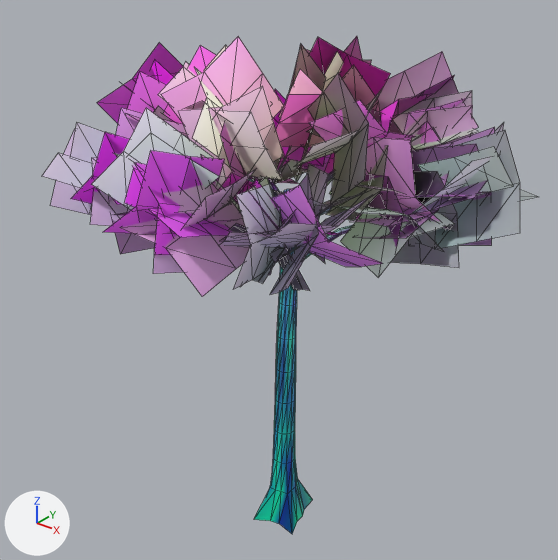
Before and after pictures for a commit that changed the glTF model assets/kart/scenery/models/dschungelbaum.glb.
Rendered twice from a 50 mm camera at (13.36, -16.99, 19.33) aimed at (-0.57, 0.44, 8.52). The axes (+X, +Y, +Z) are drawn at lower left. The lights are the same throughout. The older version comes first. Mesh edges are drawn as thin lines. Objects named as collision shapes, trigger or cutter boxes, shadow casters or lower levels of detail are left out. Vertices at exactly the same position are counted once.

Names of what the first picture shows: 'dschungelbaum_lod0'.
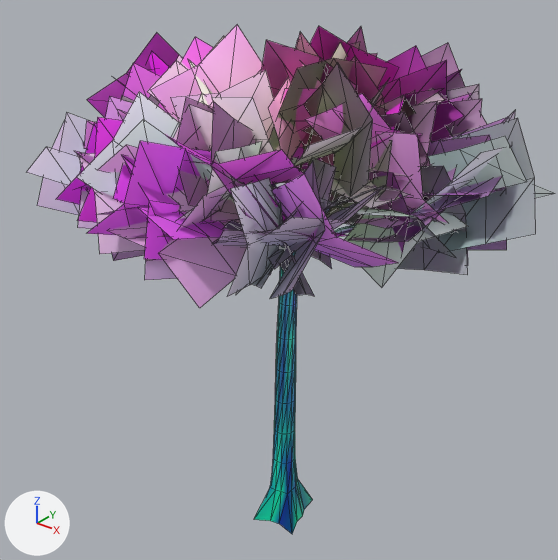
Pixel boxes (x1, y1, x2, y2) of what changed, in the pictures (558 x 560 px; the box of a moved part takes in the faces that stretch with it):
'dschungelbaum_lod0', reshaped (6% wider): before (42, 36, 539, 534); after (27, 25, 554, 534)
part 1 of me_dschungelbaum_lod0, moved or reshaped: before (253, 208, 284, 283); after (224, 220, 314, 296)
part 2 of me_dschungelbaum_lod0, added (purple): after (177, 97, 238, 214)
part 3 of me_dschungelbaum_lod0, added: after (173, 105, 213, 151)
part 4 of me_dschungelbaum_lod0, added: after (329, 101, 438, 202)
part 5 of me_dschungelbaum_lod0, added: after (353, 112, 434, 225)
part 6 of me_dschungelbaum_lod0, added: after (331, 179, 429, 209)
part 7 of me_dschungelbaum_lod0, added (pink): after (75, 145, 196, 172)
part 8 of me_dschungelbaum_lod0, added (pink): after (78, 117, 123, 222)
part 9 of me_dschungelbaum_lod0, added (pink): after (78, 153, 145, 254)
part 10 of me_dschungelbaum_lod0, added (purple): after (211, 101, 255, 218)
part 11 of me_dschungelbaum_lod0, added (pink): after (165, 134, 303, 185)
part 12 of me_dschungelbaum_lod0, added: after (179, 141, 262, 219)
part 13 of me_dschungelbaum_lod0, moved or reshaped: before (42, 42, 539, 294); after (27, 32, 554, 299)
part 14 of me_dschungelbaum_lod0, recoloured: before (90, 36, 494, 297); after (78, 25, 507, 308)

The change, as a list of edits to the scene's bpy script:
```text
Change me_dschungelbaum_lod0:
    remove me_dschungelbaum_lod0.from_pydata(...)  # 2107 vertices, 2296 faces; spans x -7.3..7.3, y -6.0..7.4, z -0.4..16.3
    add me_dschungelbaum_lod0.from_pydata(...)  # 2485 vertices, 2632 faces; spans x -7.7..7.7, y -6.4..7.8, z -0.4..16.6
    me_dschungelbaum_lod0 part 1: the loose piece of 9 vertices spanning x 1.7..3.2, y -4.7..-2.8, z 10.8..13.1 is multiplied about its middle by the matrix ((0.991, -0.77, -0.597), (0.171, 0.976, -0.975), (0.959, 0.622, 0.791)), then moved by (0.3, -0.3, -0.2)
    me_dschungelbaum_lod0 part 2: the loose piece of 9 vertices spanning x -1.9..0.9, y -5.1..-3.3, z 12.4..14.6 is copied, and the copy is multiplied about its middle by the matrix ((0.152, 0.758, 0.943), (0.042, 0.947, -0.768), (-1.21, 0.128, 0.092)), then moved by (1.1, 0.8, 0.1); it spans x 0.1..1.0, y -5.0..-1.8, z 12.0..15.2
    me_dschungelbaum_lod0 part 3: the loose piece of 9 vertices spanning x -1.6..0.8, y -3.1..-1.2, z 13.2..14.8 is copied, and the copy is multiplied about its middle by the matrix ((-0.676, 0.933, 0.402), (0.083, 0.531, -1.095), (-1.012, -0.579, -0.358)), then moved by (0.1, -1.0, -0.3); it spans x -1.4..0.6, y -4.4..-1.9, z 12.4..15.1
    me_dschungelbaum_lod0 part 4: the loose piece of 9 vertices spanning x 1.7..4.2, y -1.5..0.2, z 13.3..15.2 is copied, and the copy is multiplied about its middle by the matrix ((1.306, -0.55, 0.392), (0.511, 0.248, -1.356), (0.441, 1.341, 0.412)), then moved by (0.3, 0.0, -0.6); it spans x 1.9..4.8, y -1.9..0.7, z 12.3..15.0
    me_dschungelbaum_lod0 part 5: the loose piece of 9 vertices spanning x 2.3..4.1, y -2.2..-0.1, z 11.9..14.1 is copied, and the copy is multiplied about its middle by the matrix ((1.043, -0.979, 0.017), (0.757, 0.79, -0.921), (0.621, 0.68, 1.094)), then moved by (0.3, 0.5, 0.2); it spans x 1.7..5.2, y -1.0..-0.1, z 11.5..14.9
    me_dschungelbaum_lod0 part 6: the loose piece of 9 vertices spanning x 2.5..4.7, y -1.7..0.7, z 12.6..13.3 is copied, and the copy is multiplied about its middle by the matrix ((1.262, -0.477, 0.052), (-0.456, -1.237, -0.291), (0.15, 0.254, -1.317)), then moved by (-0.1, 0.0, -0.3); it spans x 1.7..5.2, y -2.3..1.2, z 12.0..13.0
    me_dschungelbaum_lod0 part 7: the loose piece of 9 vertices spanning x -1.5..0.0, y -5.7..-2.9, z 11.7..14.9 is copied, and the copy is multiplied about its middle by the matrix ((0.691, 0.859, 0.67), (-0.136, 0.855, -0.956), (-1.081, 0.442, 0.548)), then moved by (-0.2, 0.1, 0.2); it spans x -2.8..0.8, y -5.8..-2.6, z 12.5..14.4
    me_dschungelbaum_lod0 part 8: the loose piece of 9 vertices spanning x -1.5..0.0, y -5.7..-2.9, z 11.7..14.9 is copied, and the copy is multiplied about its middle by the matrix ((1.258, 0.026, -0.063), (-0.053, 1.097, -0.618), (0.042, 0.619, 1.096)), then moved by (-0.7, 0.2, -0.3); it spans x -2.5..-0.5, y -5.6..-2.8, z 11.3..14.7
    me_dschungelbaum_lod0 part 9: the loose piece of 9 vertices spanning x -1.5..0.3, y -5.8..-3.3, z 12.0..13.8 is copied, and the copy is multiplied about its middle by the matrix ((1.569, 0.04, -0.043), (-0.055, 1.381, -0.745), (0.019, 0.746, 1.381)), then moved by (-0.8, 0.2, -0.5); it spans x -2.8..0.1, y -6.1..-2.6, z 11.2..13.5
    me_dschungelbaum_lod0 part 10: the loose piece of 9 vertices spanning x 1.7..4.0, y -5.5..-2.7, z 12.1..13.7 is copied, and the copy is multiplied about its middle by the matrix ((0.024, 0.252, 1.306), (-1.198, 0.571, -0.088), (-0.577, -1.174, 0.238)), then moved by (-0.8, 0.3, 0.8); it spans x 0.9..3.1, y -5.3..-2.3, z 12.1..15.4
    me_dschungelbaum_lod0 part 11: the loose piece of 9 vertices spanning x 1.7..4.0, y -5.5..-2.7, z 12.1..13.7 is copied, and the copy is multiplied about its middle by the matrix ((1.119, 0.52, 0.572), (-0.69, 1.125, 0.328), (-0.347, -0.56, 1.19)), then moved by (-1.2, 0.3, 1.1); it spans x -0.1..3.3, y -5.3..-2.2, z 12.9..14.7
    me_dschungelbaum_lod0 part 12: the loose piece of 9 vertices spanning x 0.0..0.7, y -5.3..-2.9, z 11.3..13.8 is copied, and the copy is multiplied about its middle by the matrix ((0.783, -0.135, 0.56), (0.139, 0.961, 0.038), (-0.559, 0.049, 0.794)), then moved by (0.9, 0.1, 0.7); it spans x 0.4..1.8, y -5.2..-2.8, z 12.3..14.4
    me_dschungelbaum_lod0 part 13: 1432 vertices moved from x -7.3..7.3, y -6.0..7.4, z 9.2..16.3 to x -7.7..7.7, y -6.4..7.8, z 9.0..16.6; 18 vertices removed from x -4.1..3.4, y -4.4..4.9, z 10.5..14.0; 153 vertices added at x -5.1..5.0, y -4.6..6.0, z 10.3..16.2
    me_dschungelbaum_lod0 part 14: 774 kept faces spanning x -6.0..6.1, y -6.2..7.3, z 9.3..16.6 get new vertex colours
    other edits to the shape of me_dschungelbaum_lod0 do not show in these pictures
```
